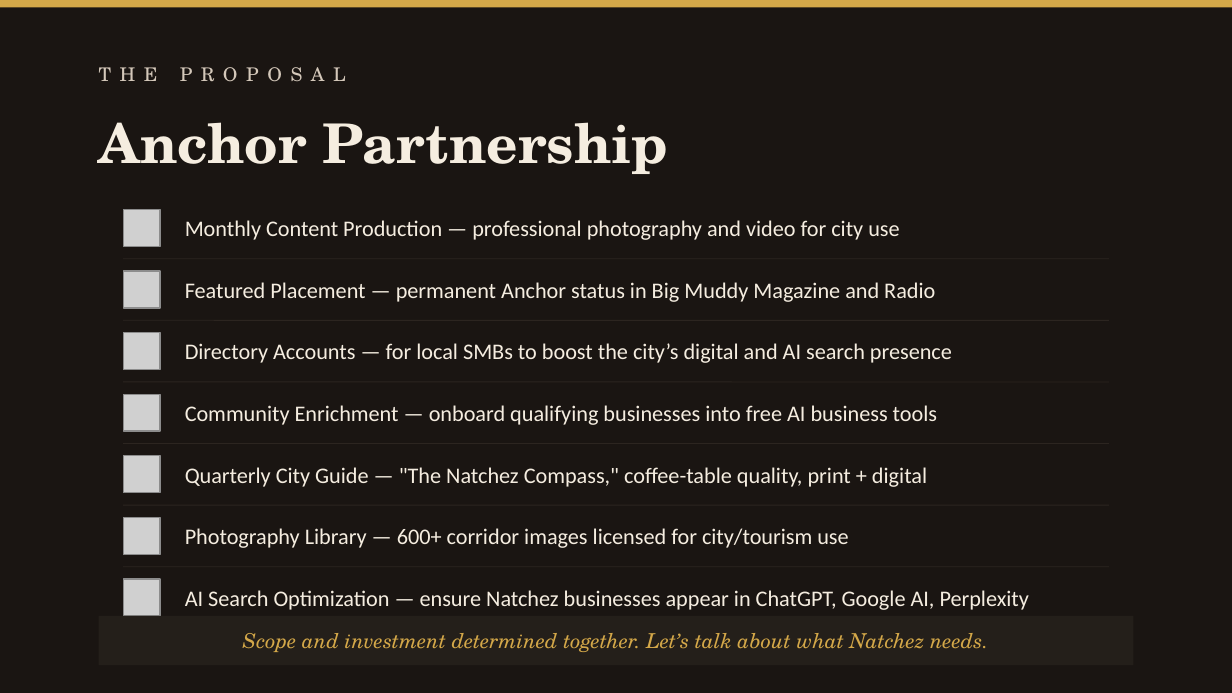
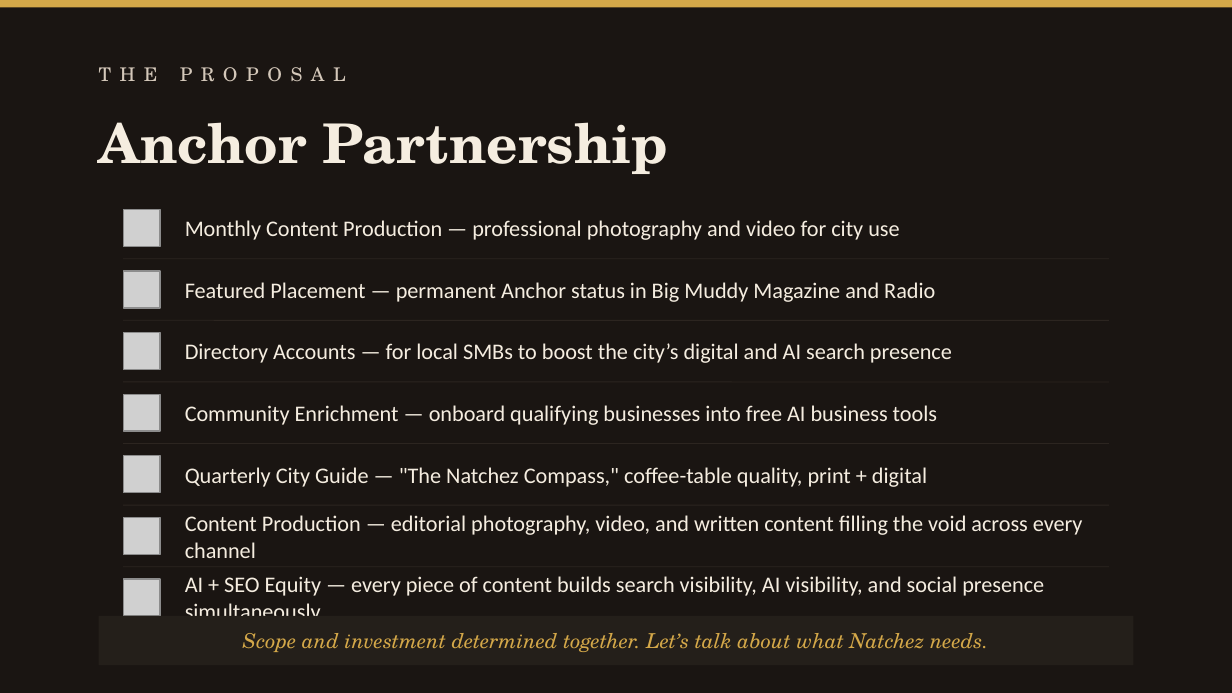
Before and after one commit to CPTV27/hillbilly-dreams, a slide deck: slide 7 of docs/pitches/Natchez-Tourism-Playbook.pptx. Drawn at 1232x693 pixels with LibreOffice and Linux fonts; fonts in the diff are those of the drawing; grey boxes stand for pictures. Boxes give left, top, right and bottom in pixels: in the first picture for what was removed or moved away, otherwise in the second. Text is boxed around its words. In the diff, an @@ line names an element or a change of style, - is before the commit and + after.

```diff
--- a/docs/pitches/Natchez-Tourism-Playbook.pptx
+++ b/docs/pitches/Natchez-Tourism-Playbook.pptx
@@ text at [185, 515, 1083, 558]: text changed @@
-Photography Library — 600+ corridor images licensed for city/tourism use
+Content Production — editorial photography, video, and written content filling the void across every channel
@@ text at [185, 576, 1044, 616]: text changed @@
-AI Search Optimization — ensure Natchez businesses appear in ChatGPT, Google AI, Perplexity
+AI + SEO Equity — every piece of content builds search visibility, AI visibility, and social presence simultaneously
```
Also in this commit, not shown: 1 other slide changed, 5 other files.
